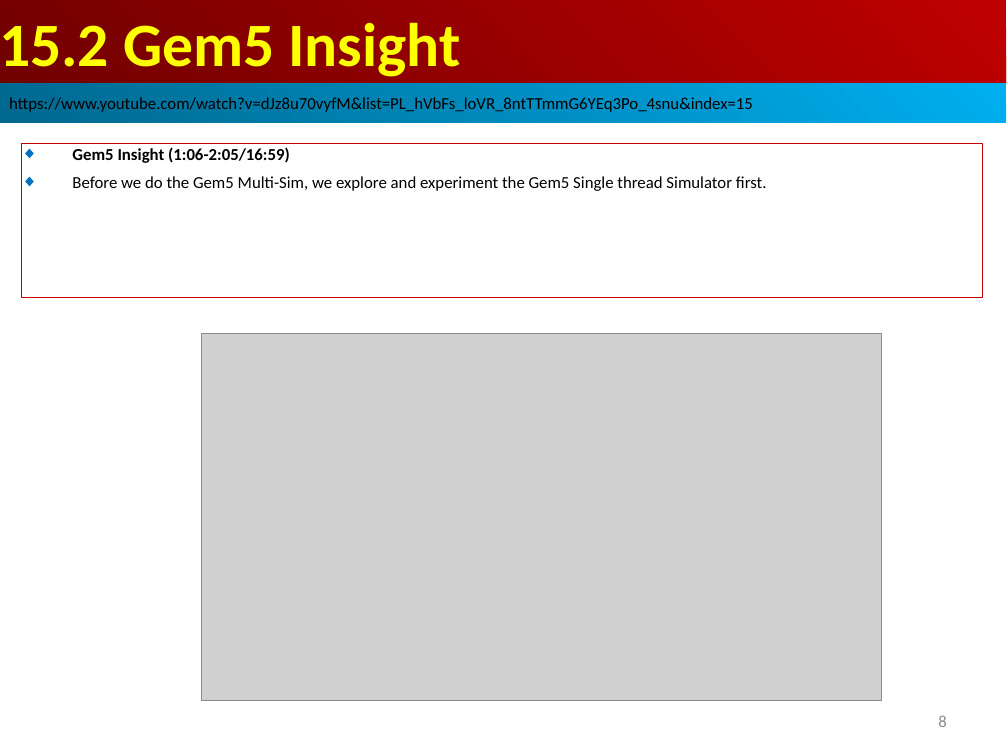
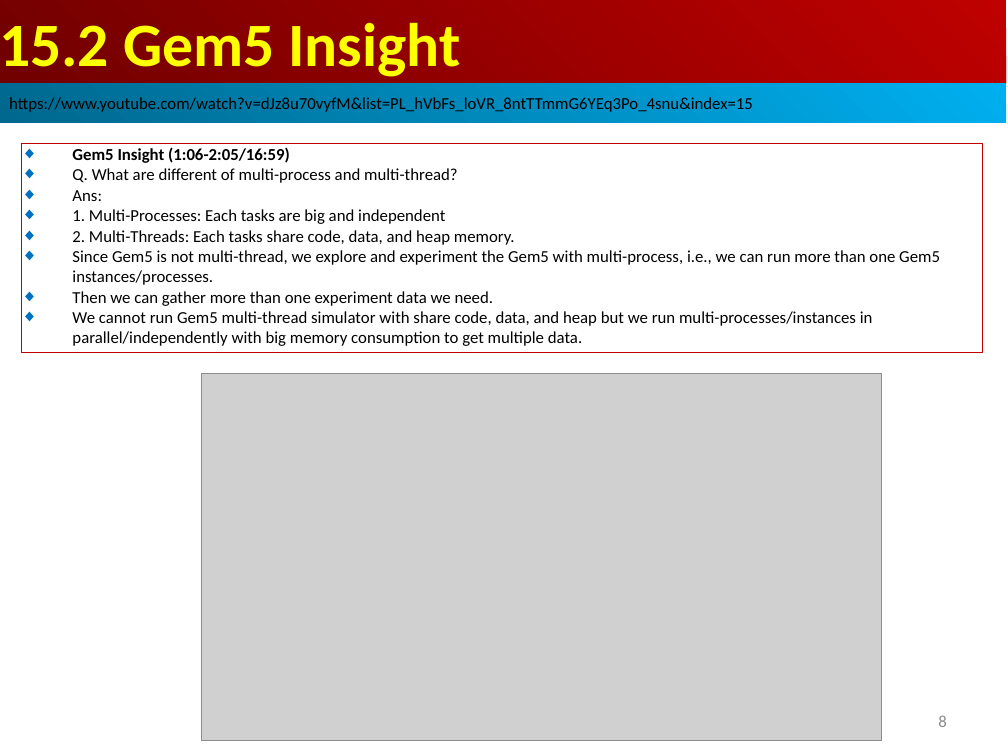
Before and after one commit to peterhchen/AIU_CS850_Gem5_McPAT, a slide deck: slide 8 of 050_Gem5/015.MultiSim/000_Video/015.MultiSim.ppt. Drawn at 1008x756 pixels with LibreOffice and Linux fonts; fonts in the diff are those of the drawing; grey boxes stand for pictures. Boxes give left, top, right and bottom in pixels: in the first picture for what was removed or moved away, otherwise in the second. Text is boxed around its words. In the diff, an @@ line names an element or a change of style, - is before the commit and + after.

```diff
--- a/050_Gem5/015.MultiSim/000_Video/015.MultiSim.ppt
+++ b/050_Gem5/015.MultiSim/000_Video/015.MultiSim.ppt
@@ rectangle "Gem5 Insight (1:06-2:05/16:59)": place and size @@
-rectangle "Gem5 Insight (1:06-2:05/16:59)" at bbox=[21, 143, 983, 297]
+rectangle "Gem5 Insight (1:06-2:05/16:59)" at bbox=[21, 143, 983, 353]
@@ text in rectangle at bbox=[72, 168, 940, 346]: text changed @@
-◆ Before we do the Gem5 Multi-Sim, we explore and experiment the Gem5 Single thread Simulator first.
+◆ Q. What are different of multi-process and multi-thread?
+◆ Ans:
+◆ 1. Multi-Processes: Each tasks are big and independent
+◆ 2. Multi-Threads: Each tasks share code, data, and heap memory.
+◆ Since Gem5 is not multi-thread, we explore and experiment the Gem5 with multi-process, i.e., we can run more than one Gem5 instances/processes.
+◆ Then we can gather more than one experiment data we need.
+◆ We cannot run Gem5 multi-thread simulator with share code, data, and heap but we run multi-processes/instances in parallel/independently with big memory consumption to get multiple data.
@@ picture: place and size @@
-picture at bbox=[202, 334, 882, 701]
+picture at bbox=[202, 373, 882, 740]
```
